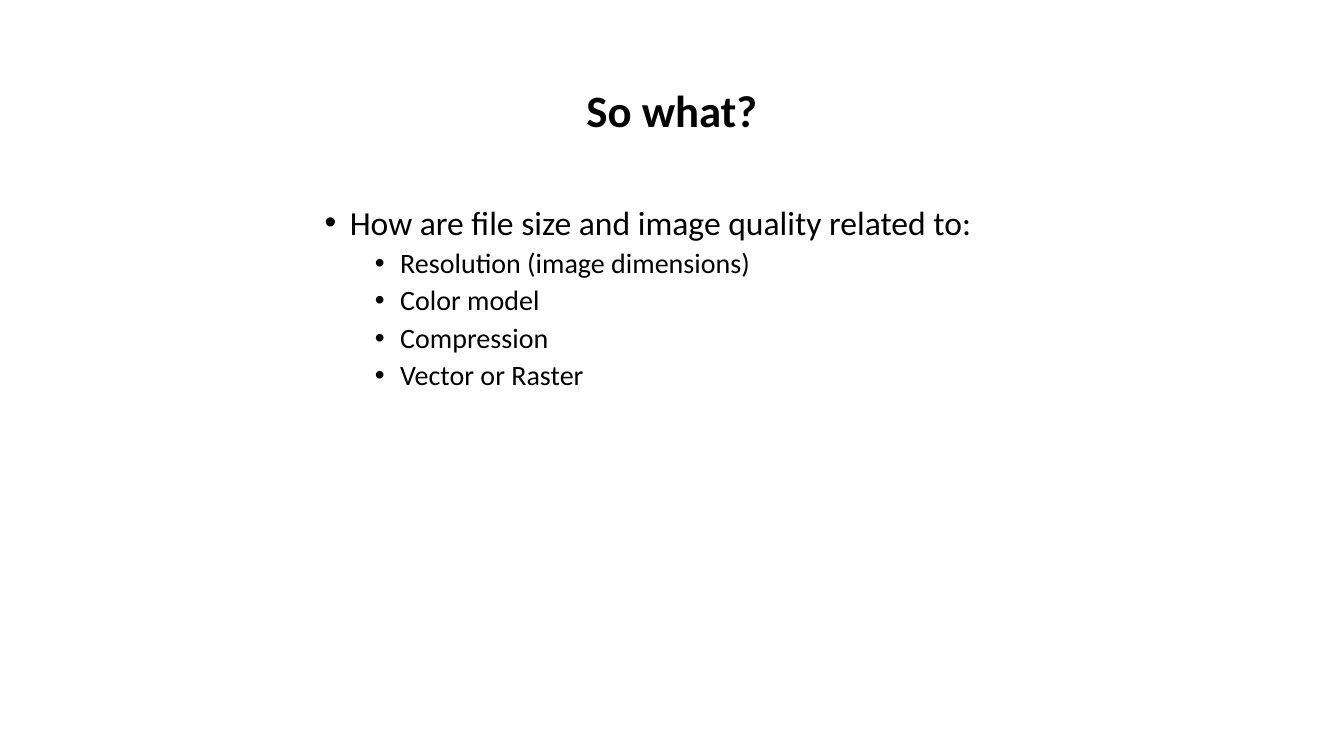
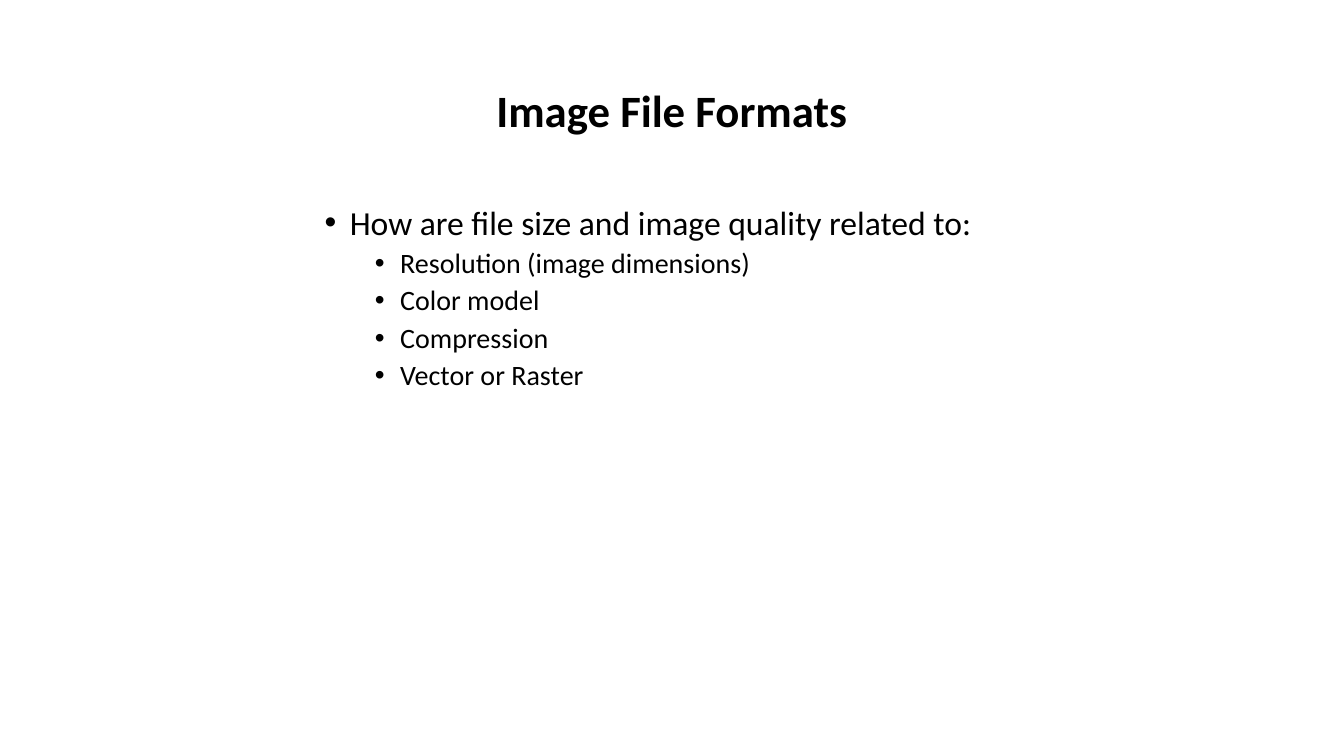
Before and after one commit to tibbben/teaching.data.literacy, a slide deck: slide 5 of UM_DataManagementClass/Lessons/04/04_FirstMeeting.pptx. Drawn at 1344x756 pixels with LibreOffice and Linux fonts; fonts in the diff are those of the drawing. Boxes give left, top, right and bottom in pixels: in the first picture for what was removed or moved away, otherwise in the second. Text is boxed around its words. In the diff, an @@ line names an element or a change of style, - is before the commit and + after.

```diff
--- a/UM_DataManagementClass/Lessons/04/04_FirstMeeting.pptx
+++ b/UM_DataManagementClass/Lessons/04/04_FirstMeeting.pptx
@@ title at (496, 95, 847, 135): text changed @@
-So what?
+Image File Formats
```
Also in this commit, not shown: 6 other slides changed, 1 slide added, 1 other file.
